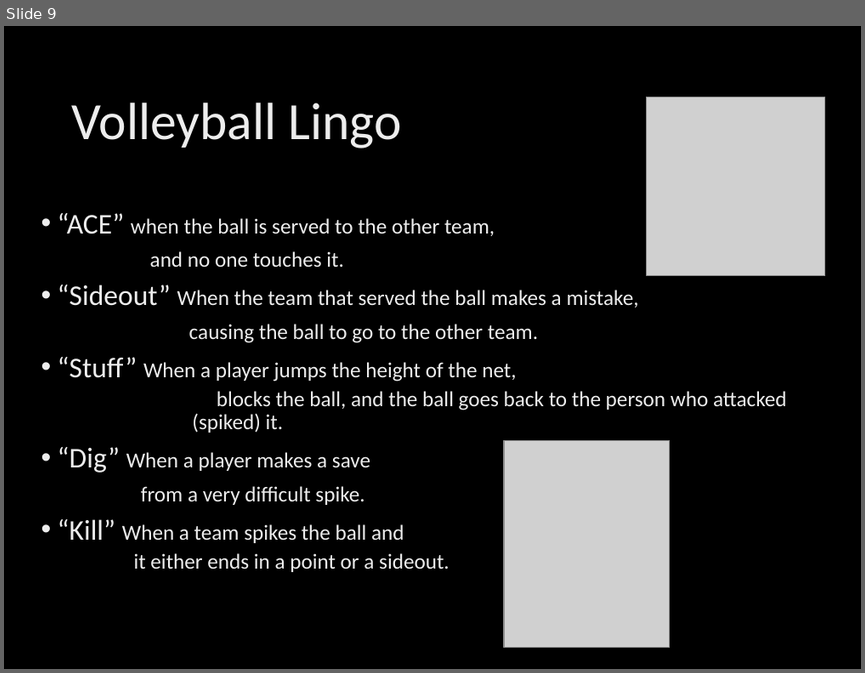
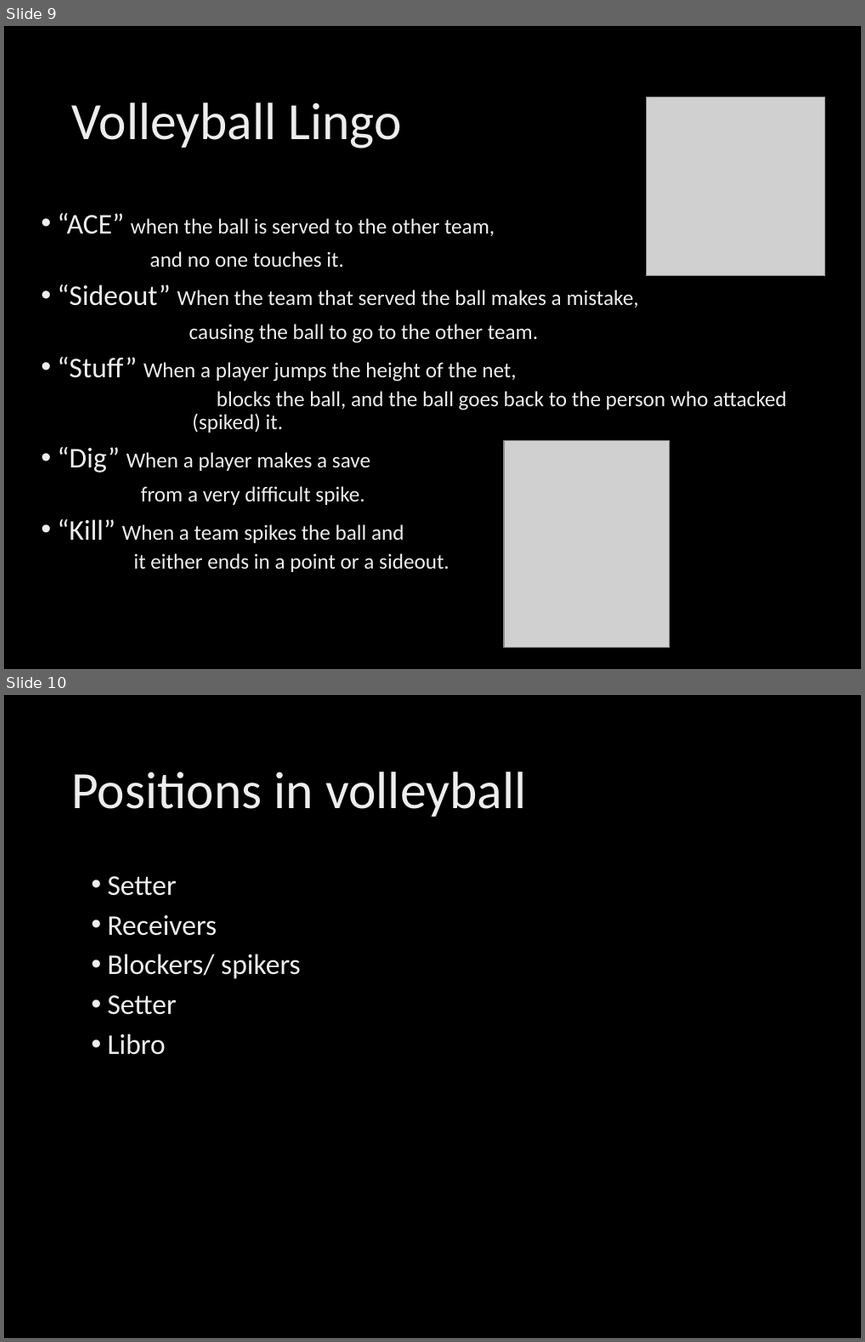
Before and after one commit to N-Harsha/Sureify, a slide deck: presentation/Volleyball.pptx. Shown one above the other, each under a label of ours: slide 9 before the commit, slides 9 and 10 after it. The pictures are 865x673 and 865x1342 pixels, drawn with LibreOffice and Linux fonts; fonts in the diff are those of the drawing; grey boxes stand for pictures; background and template pictures are left out. Boxes give left, top, right and bottom in pixels: in the first picture for what was removed or moved away, otherwise in the second. Text is boxed around its words. In the diff, an @@ line names an element or a change of style, - is before the commit and + after.

```diff
--- a/presentation/Volleyball.pptx
+++ b/presentation/Volleyball.pptx
@@ slide 10 added at (4, 695, 861, 1338), background picture (left out) @@
@@ title added at (71, 771, 526, 817), 44 pt, text gradient #DEDEDE to #EDEDED to #FFFFFF @@
+Positions in volleyball
@@ text added at (108, 876, 301, 1055), 24 pt, text gradient #DEDEDE to #EDEDED to #FFFFFF @@
+• Setter
+• Receivers
+• Blockers/ spikers
+• Setter
+• Libro
```
Also in this commit, not shown: 2 slides changed, 1 other slide added, 55 other files.
